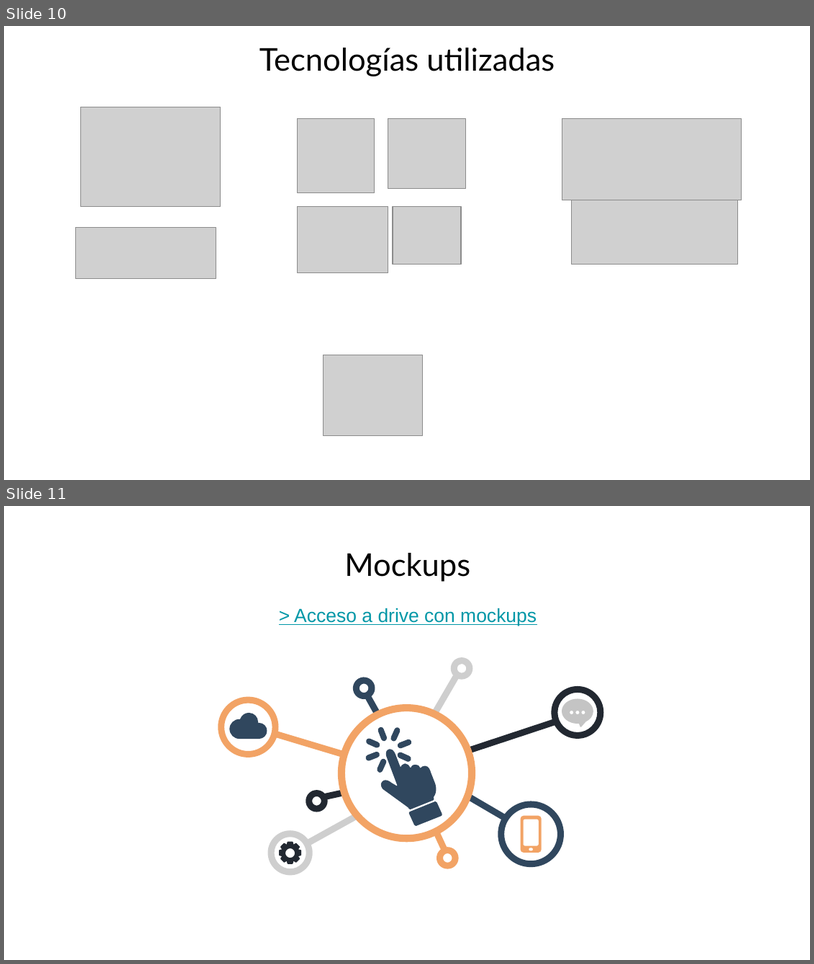
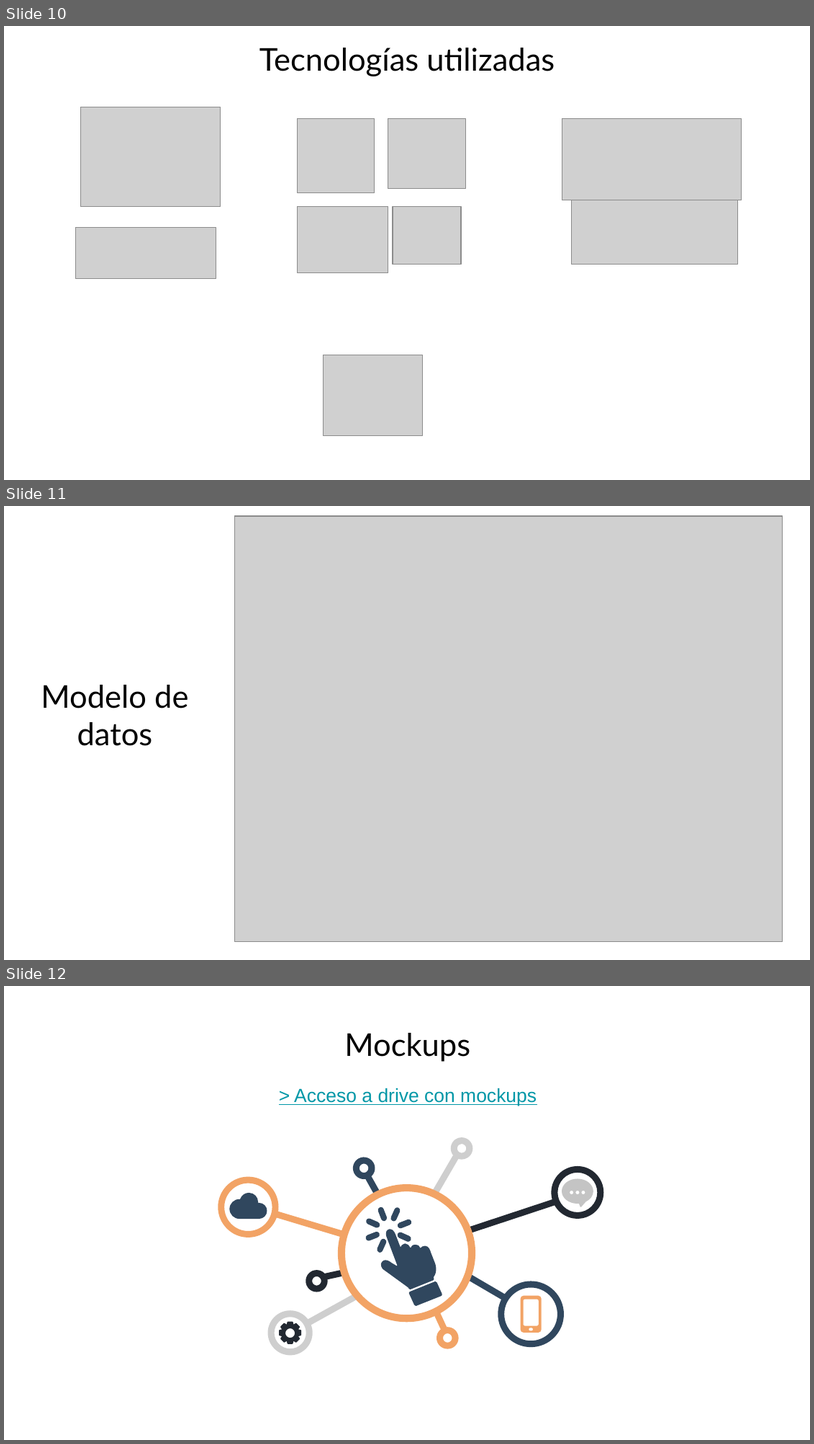
Before and after one commit to JuanAlbornozM/Horus_Documentos, a slide deck: Fase1/Evidencias Grupales/Presentación Proyecto.pptx. Shown one above the other, each under a label of ours: slides 10 and 11 before the commit, slides 10, 11 and 12 after it. The pictures are 814x964 and 814x1444 pixels, drawn with LibreOffice and Linux fonts; fonts in the diff are those of the drawing; grey boxes stand for pictures. Boxes give left, top, right and bottom in pixels: in the first picture for what was removed or moved away, otherwise in the second. Text is boxed around its words. In the diff, an @@ line names an element or a change of style, - is before the commit and + after.

Commit message:
carga documentos faltantes
arreglos presentación

```diff
--- a/Fase1/Evidencias Grupales/Presentación Proyecto.pptx
+++ b/Fase1/Evidencias Grupales/Presentación Proyecto.pptx
@@ slide 11 added at (x1=4, y1=506, x2=810, y2=960), background #FFFFFF @@
@@ picture added at (x1=234, y1=517, x2=782, y2=942) @@
@@ text added at (x1=41, y1=685, x2=188, y2=746), 28 pt, text #000000 @@
+Modelo de datos
@@ what was slide 11 is now slide 12 @@
```
Also in this commit, not shown: 2 other files.
